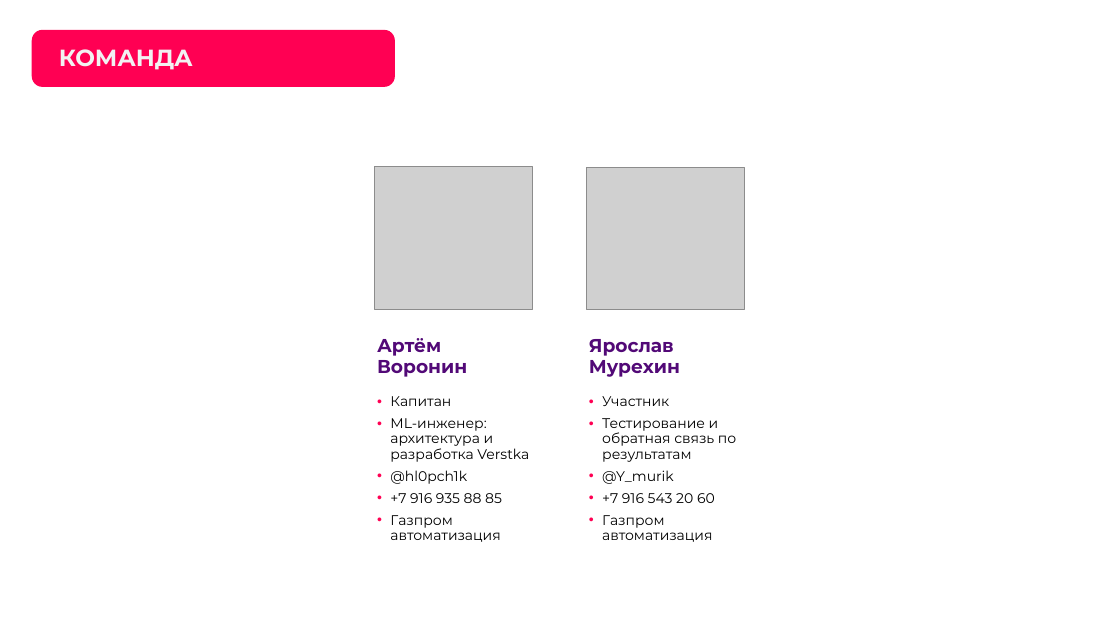
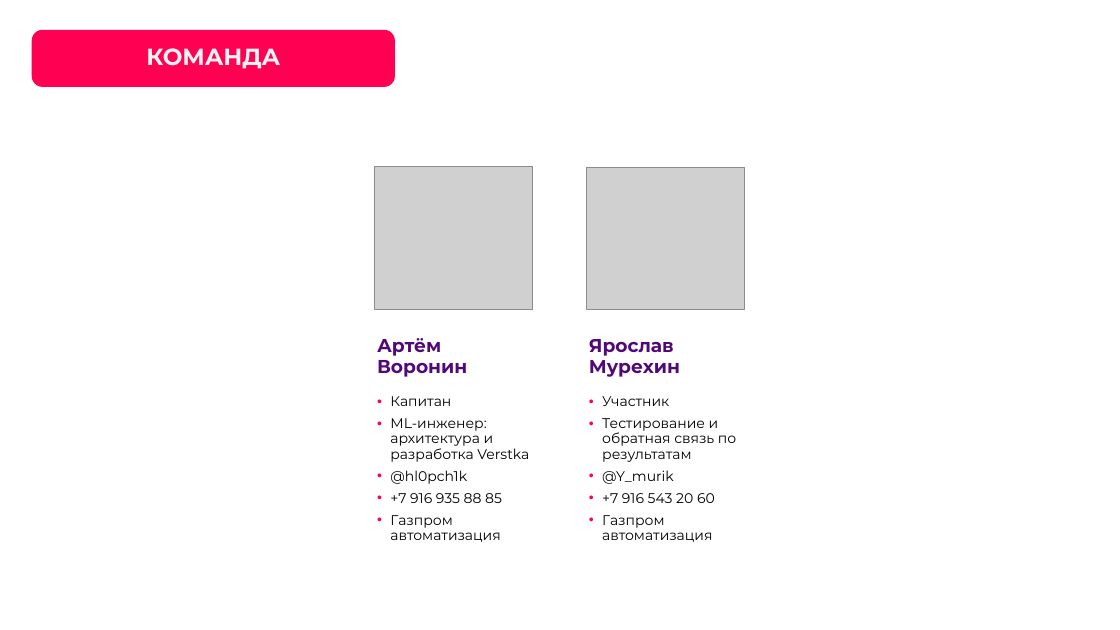
Before and after one commit to hl0pch1k/verstka, a slide deck: slide 3 of docs/presentation/verstka-pitch-stage2.pptx. Drawn at 1120x630 pixels with LibreOffice and Linux fonts; fonts in the diff are those of the drawing; grey boxes stand for pictures; background and template pictures are left out. Boxes give left, top, right and bottom in pixels: in the first picture for what was removed or moved away, otherwise in the second. Text is boxed around its words. In the diff, an @@ line names an element or a change of style, - is before the commit and + after.

```diff
--- a/docs/presentation/verstka-pitch-stage2.pptx
+++ b/docs/presentation/verstka-pitch-stage2.pptx
@@ title "КОМАНДА" moved from (x1=59, y1=49, x2=193, y2=70) to (x1=146, y1=48, x2=280, y2=69) @@
@@ title "КОМАНДА" at (x1=146, y1=48, x2=280, y2=69): alignment left to centre; vertical alignment bottom to middle @@
```
Also in this commit, not shown: 18 other slides changed, 1 other file.
